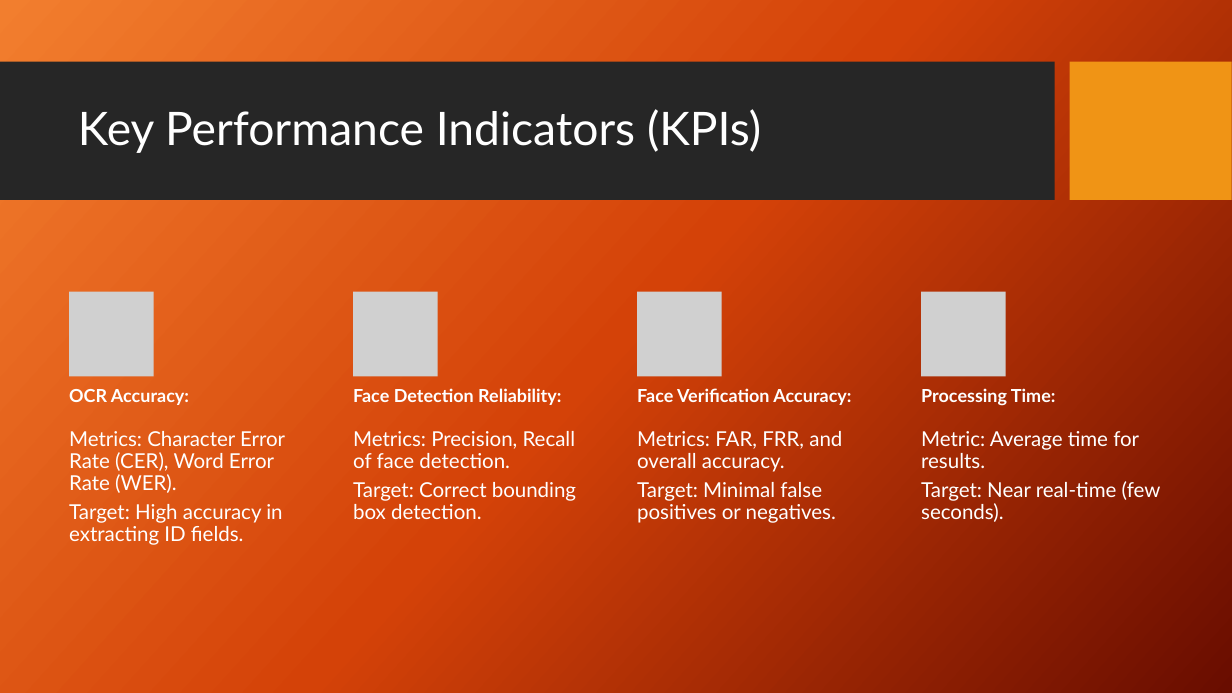
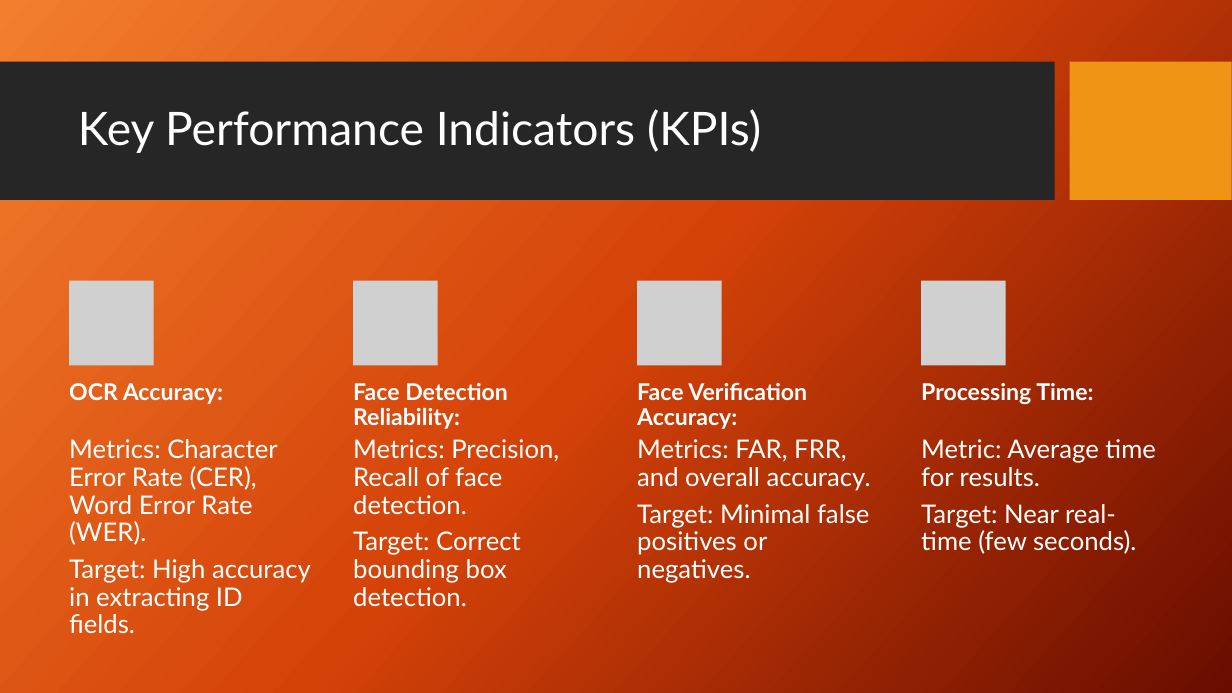
Before and after one commit to adrian0010/KYC-application, a slide deck: slide 5 of Automated_KYC_System_Presentation.pptx. Drawn at 1232x693 pixels with LibreOffice and Linux fonts; fonts in the diff are those of the drawing; grey boxes stand for pictures; background and template pictures are left out. Boxes give left, top, right and bottom in pixels: in the first picture for what was removed or moved away, otherwise in the second. Text is boxed around its words. In the diff, an @@ line names an element or a change of style, - is before the commit and + after.

```diff
--- a/Automated_KYC_System_Presentation.pptx
+++ b/Automated_KYC_System_Presentation.pptx
@@ 4 pictures moved together from (x1=69, y1=292, x2=1006, y2=377) to (x1=69, y1=281, x2=1006, y2=366) @@
@@ size 14 to 18 pt; more space between paragraphs in 4 elements at (x1=69, y1=383, x2=223, y2=404), (x1=353, y1=383, x2=508, y2=429), (x1=637, y1=382, x2=807, y2=429), (x1=921, y1=383, x2=1093, y2=404) @@
@@ text "Metrics: Character Error Rate (CER), ..." moved from (x1=69, y1=431, x2=285, y2=545) to (x1=69, y1=439, x2=311, y2=633) @@
@@ text "Metrics: Precision, Recall of face ..." moved from (x1=353, y1=431, x2=576, y2=519) to (x1=353, y1=439, x2=559, y2=606) @@
@@ text "Metrics: FAR, FRR, and overall ..." moved from (x1=637, y1=431, x2=842, y2=523) to (x1=637, y1=439, x2=871, y2=583) @@
@@ size 16 to 20 pt; more space between paragraphs in 4 elements at (x1=69, y1=439, x2=311, y2=633), (x1=353, y1=439, x2=559, y2=606), (x1=637, y1=439, x2=871, y2=583), (x1=921, y1=439, x2=1156, y2=554) @@
@@ text "Metric: Average time for results." moved from (x1=921, y1=431, x2=1161, y2=522) to (x1=921, y1=439, x2=1156, y2=554) @@
```
Also in this commit, not shown: 4 other slides changed, 1 other file.
